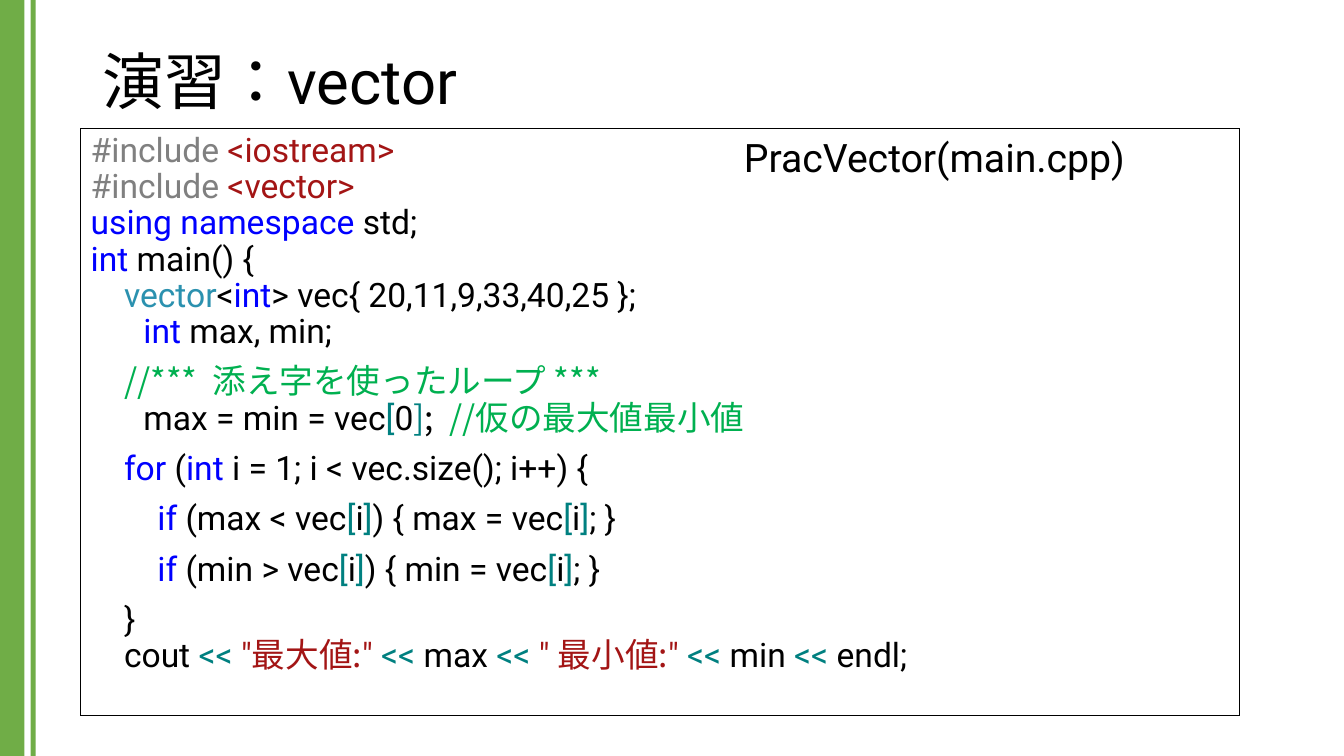
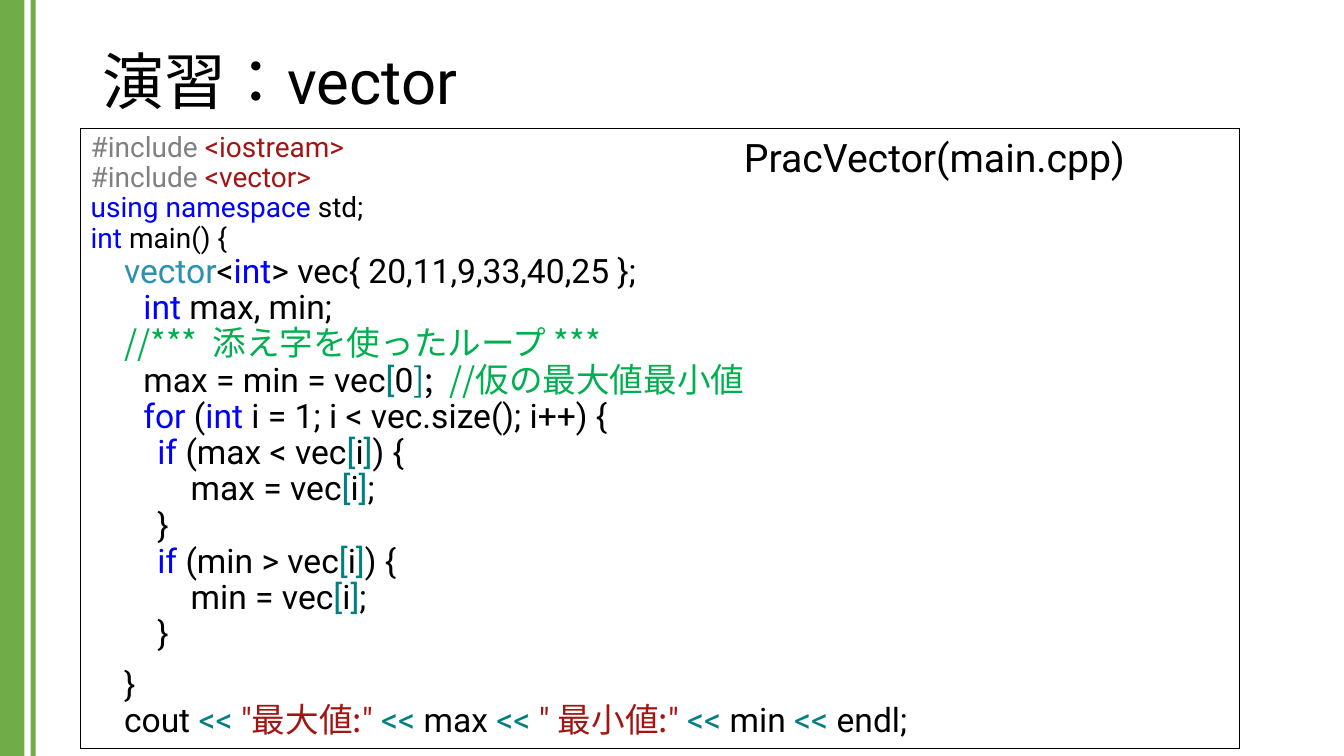
Before and after one commit to kic-murata/cpp2024, a slide deck: slide 4 of 授業資料/演習課題：vector.pptx. Drawn at 1344x756 pixels with LibreOffice and Linux fonts; fonts in the diff are those of the drawing. Boxes give left, top, right and bottom in pixels: in the first picture for what was removed or moved away, otherwise in the second. Text is boxed around its words. In the diff, an @@ line names an element or a change of style, - is before the commit and + after.

```diff
--- a/授業資料/演習課題：vector.pptx
+++ b/授業資料/演習課題：vector.pptx
@@ text "#include <iostream> #include <vector> using ...": place and size @@
-text "#include <iostream> #include <vector> using ..." at bbox=[81, 128, 1240, 716]
+text "#include <iostream> #include <vector> using ..." at bbox=[81, 128, 1240, 748]
@@ text at bbox=[91, 136, 744, 614]: text changed @@
-#include <iostream>
-#include <vector>
-using namespace std;
-int main() {
-vector<int> vec{ 20,11,9,33,40,25 };
-int max, min;
-//*** 添え字を使ったループ ***
-max = min = vec[0]; //仮の最大値最小値
-for (int i = 1; i < vec.size(); i++) {
-if (max < vec[i]) { max = vec[i]; }
-if (min > vec[i]) { min = vec[i]; }
+#include <iostream>
+#include <vector>
+using namespace std;
+int main() {
+vector<int> vec{ 20,11,9,33,40,25 };
+int max, min;
+//*** 添え字を使ったループ ***
+max = min = vec[0]; //仮の最大値最小値
+for (int i = 1; i < vec.size(); i++) {
+if (max < vec[i]) {
+max = vec[i];
+}
+if (min > vec[i]) {
+min = vec[i];
+}
```
Also in this commit, not shown: 4 other slides changed, 4 other files.
